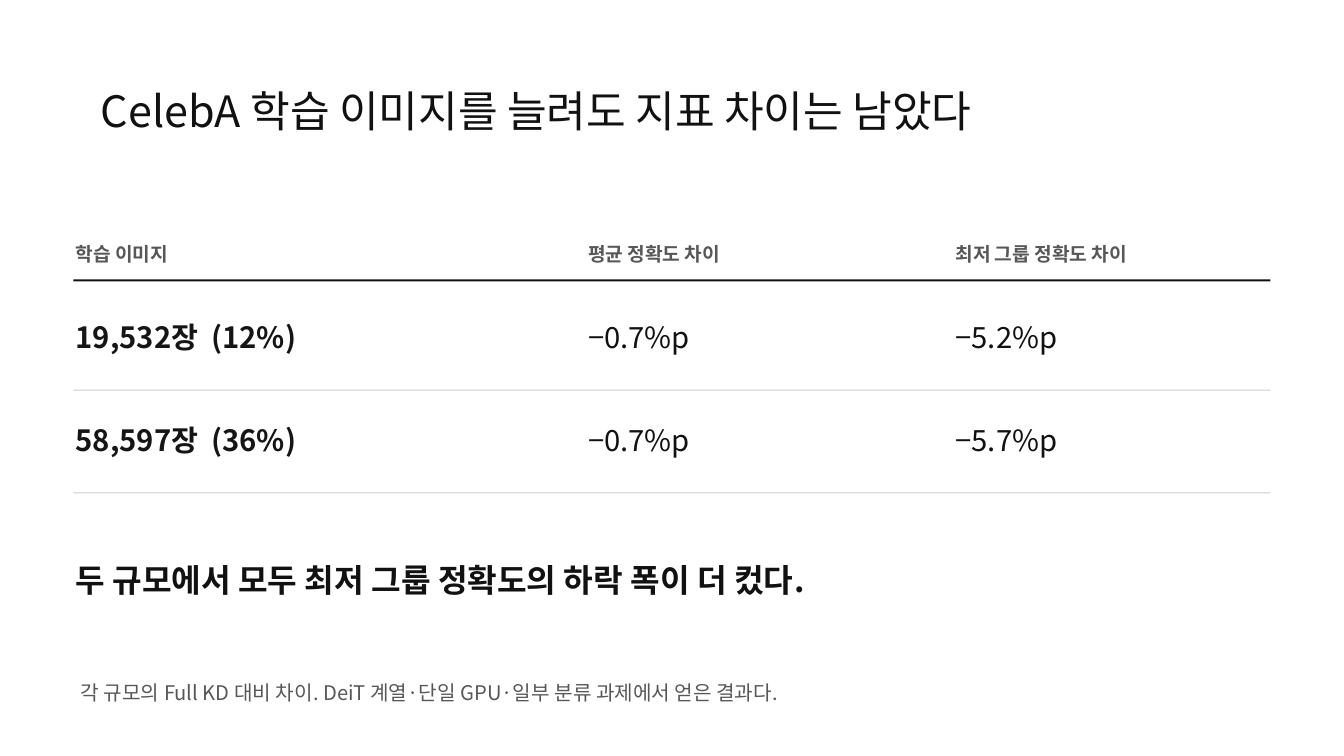
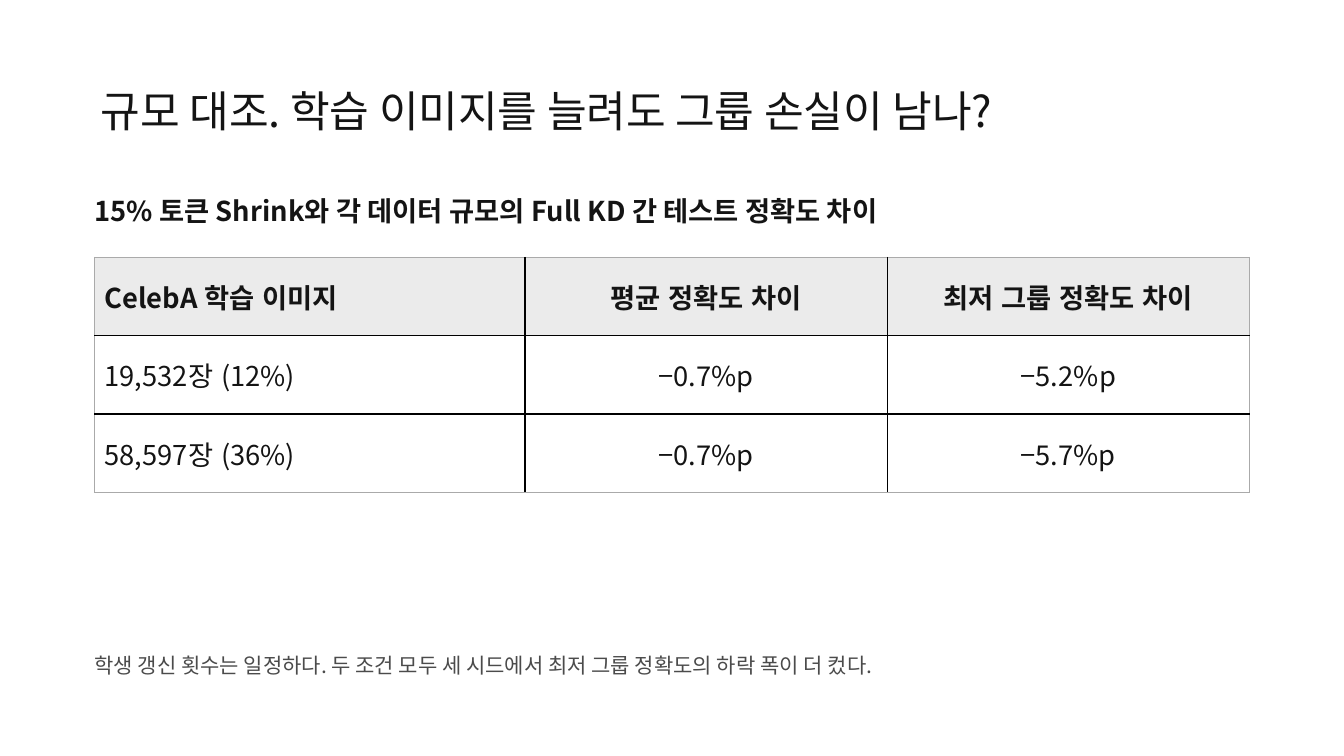
Before and after one commit to jeehoo0507/Efficient-KD-for-Vision, a slide deck: slide 14 of presentations/vision-kd-seminar/EKD-seminar.pptx (slide 17 before the commit). Drawn at 1344x756 pixels with LibreOffice and Linux fonts; fonts in the diff are those of the drawing. Boxes give left, top, right and bottom in pixels: in the first picture for what was removed or moved away, otherwise in the second. Text is boxed around its words. In the diff, an @@ line names an element or a change of style, - is before the commit and + after.

Commit message:
Open the lab meeting with its full agenda and organize the evidence into editable result tables

```diff
--- a/presentations/vision-kd-seminar/EKD-seminar.pptx
+++ b/presentations/vision-kd-seminar/EKD-seminar.pptx
@@ title at <box>101,91,991,131</box>: text changed; text colour #111111 to #141414 @@
-CelebA 학습 이미지를 늘려도 지표 차이는 남았다
+규모 대조. 학습 이미지를 늘려도 그룹 손실이 남나?
@@ text added at <box>94,198,877,224</box>, 19.5 pt, text #141414, bold @@
+15% 토큰 Shrink와 각 데이터 규모의 Full KD 간 테스트 정확도 차이
@@ text removed at <box>76,245,168,263</box> @@
-학습 이미지
@@ table added at <box>95,257,1249,492</box>, 3 rows, 3 columns @@
+CelebA 학습 이미지 | 평균 정확도 차이 | 최저 그룹 정확도 차이
+19,532장 (12%) | −0.7%p | −5.2%p
+58,597장 (36%) | −0.7%p | −5.7%p
@@ text removed at <box>588,245,720,263</box> @@
-평균 정확도 차이
@@ text removed at <box>955,245,1127,263</box> @@
-최저 그룹 정확도 차이
@@ rectangle removed at <box>74,279,1271,281</box> @@
@@ text removed at <box>76,323,296,354</box> @@
-19,532장 (12%)
@@ text removed at <box>588,326,690,355</box> @@
-−0.7%p
@@ text removed at <box>955,326,1057,355</box> @@
-−5.2%p
@@ rectangle removed at <box>74,389,1271,390</box> @@
@@ text removed at <box>76,426,296,457</box> @@
-58,597장 (36%)
@@ text removed at <box>588,429,690,458</box> @@
-−0.7%p
@@ text removed at <box>955,429,1057,458</box> @@
-−5.7%p
@@ rectangle removed at <box>74,493,1271,494</box> @@
@@ text at <box>94,655,872,675</box>: text changed; size 23 to 15 pt; text colour #111111 to #4B4B4B; bold off @@
-두 규모에서 모두 최저 그룹 정확도의 하락 폭이 더 컸다.
+학생 갱신 횟수는 일정하다. 두 조건 모두 세 시드에서 최저 그룹 정확도의 하락 폭이 더 컸다.
@@ text removed at <box>81,683,777,702</box> @@
-각 규모의 Full KD 대비 차이. DeiT 계열·단일 GPU·일부 분류 과제에서 얻은 결과다.
```
Also in this commit, not shown: 4 other slides changed, 10 slides added, 13 slides removed, 22 other files.
